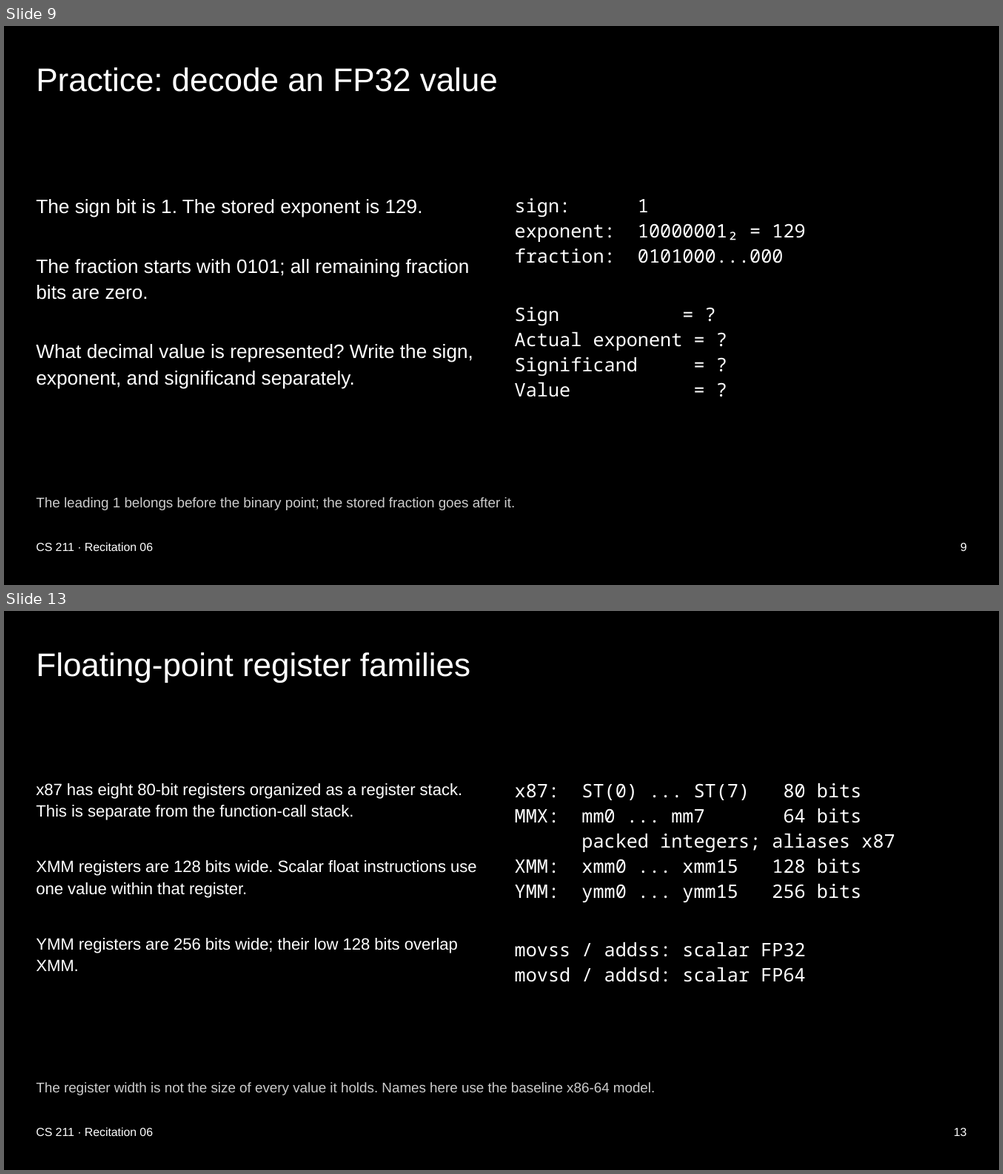
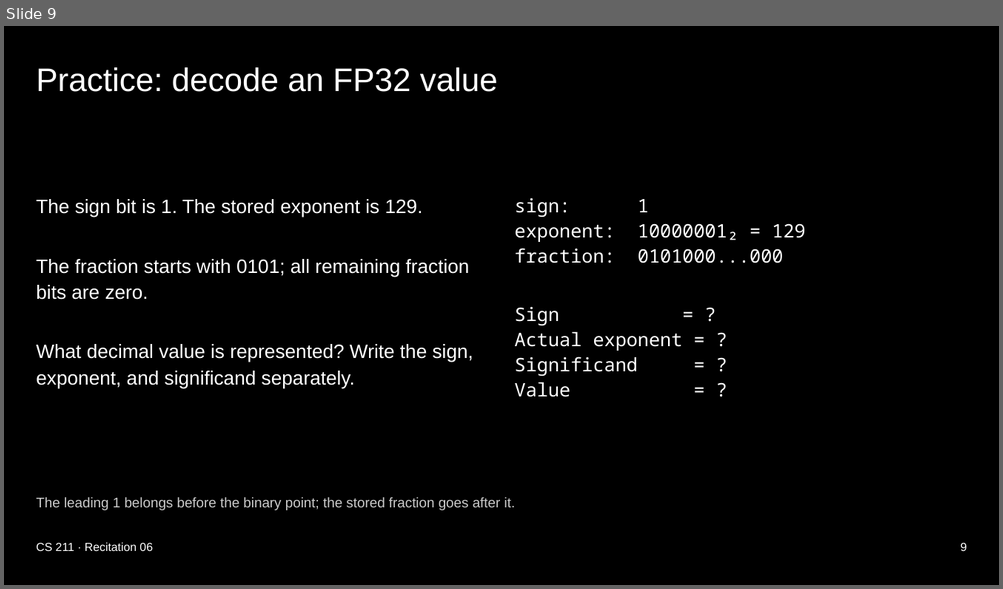
Before and after one commit to xsebby/portfolio, a slide deck: public/presentations/CS211_Recitation_6.pptx. Shown one above the other, each under a label of ours: slides 9 and 13 before the commit, slide 9 after it; the slides between them are not shown. The pictures are 1003x1174 and 1003x589 pixels, drawn with LibreOffice and Linux fonts; fonts in the diff are those of the drawing. Boxes give left, top, right and bottom in pixels: in the first picture for what was removed or moved away, otherwise in the second. Text is boxed around its words. In the diff, an @@ line names an element or a change of style, - is before the commit and + after.

Commit message:
Trim Quiz 3 review slides and PowerPoint

```diff
--- a/public/presentations/CS211_Recitation_6.pptx
+++ b/public/presentations/CS211_Recitation_6.pptx
@@ slide 13 removed at (4,611,999,1170), background #000000 @@
@@ title removed at (36,652,470,682) @@
-Floating-point register families
@@ text removed at (36,783,476,971) @@
-x87 has eight 80-bit registers organized as a register stack. This is separate from the function-call stack.
-XMM registers are 128 bits wide. Scalar float instructions use one value within that register.
-YMM registers are 256 bits wide; their low 128 bits overlap XMM.
@@ text removed at (515,783,894,982) @@
-x87: ST(0) ... ST(7) 80 bits
-MMX: mm0 ... mm7 64 bits
-packed integers; aliases x87
-XMM: xmm0 ... xmm15 128 bits
-YMM: ymm0 ... ymm15 256 bits
-movss / addss: scalar FP32
-movsd / addsd: scalar FP64
@@ text removed at (36,1082,654,1096) @@
-The register width is not the size of every value it holds. Names here use the baseline x86-64 model.
@@ text removed at (36,1128,153,1136) @@
-CS 211 · Recitation 06
@@ text removed at (953,1128,967,1136) @@
-13
```
Also in this commit, not shown: 3 slides changed, 5 other slides removed, 3 other files.
